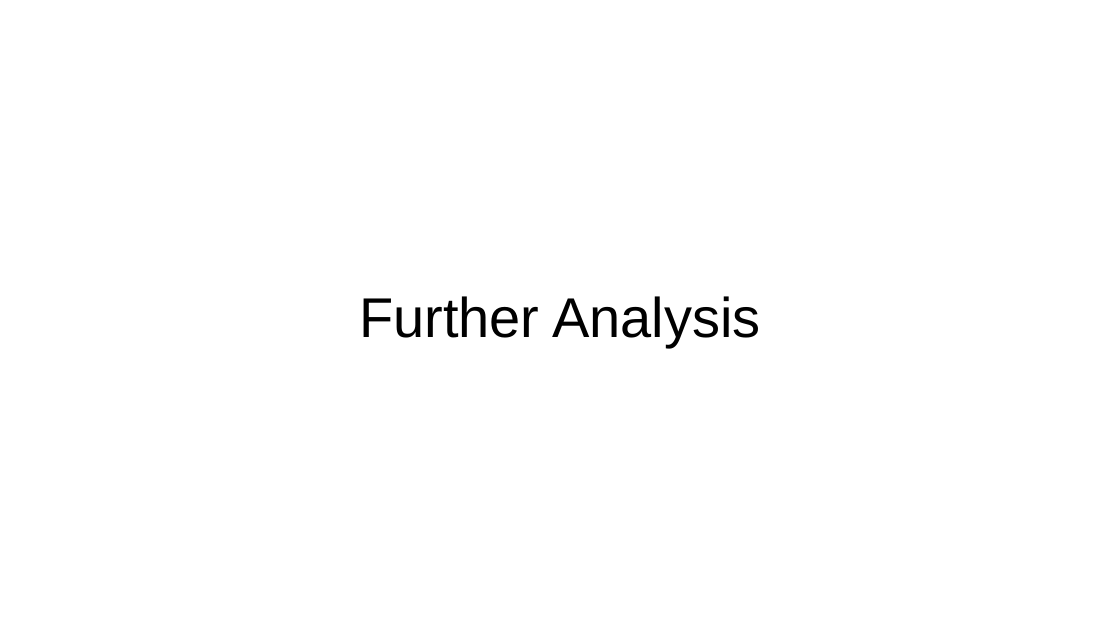
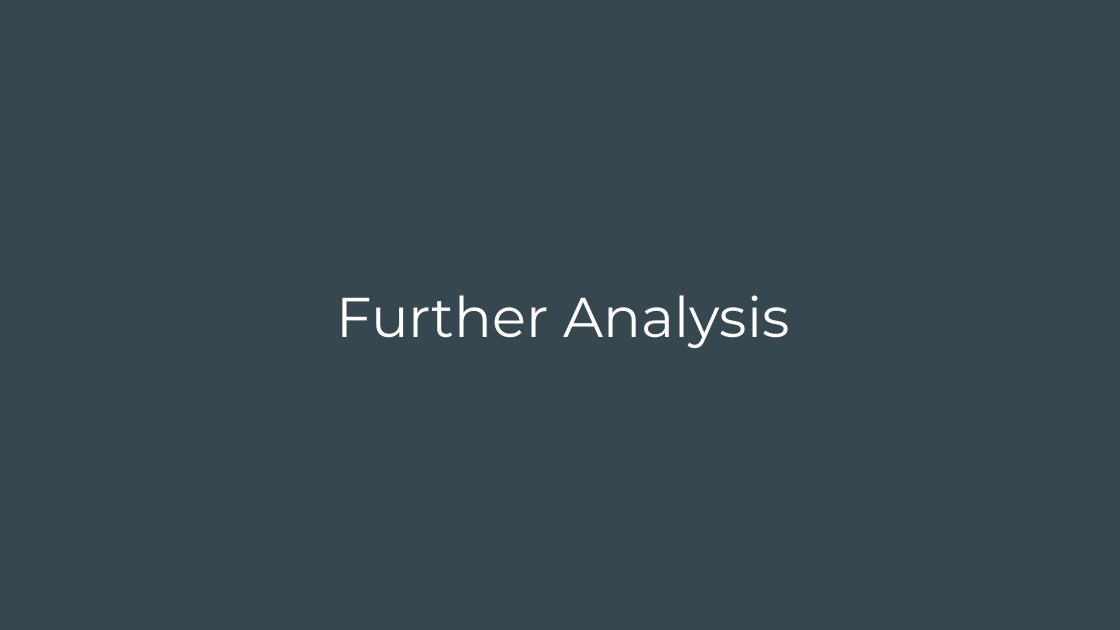
Before and after one commit to edwin-back/Webscraping_Tripadvisor_Flights, a slide deck: slide 11 of Web Scraping Tripadvisor Flights_Edwin Back.pptx. Drawn at 1120x630 pixels with LibreOffice and Linux fonts; fonts in the diff are those of the drawing. Boxes give left, top, right and bottom in pixels: in the first picture for what was removed or moved away, otherwise in the second. Text is boxed around its words. In the diff, an @@ line names an element or a change of style, - is before the commit and + after.

```diff
--- a/Web Scraping Tripadvisor Flights_Edwin Back.pptx
+++ b/Web Scraping Tripadvisor Flights_Edwin Back.pptx
@@ background #FFFFFF to #37474F @@
@@ title "Further Analysis": place and size @@
-title "Further Analysis" at bbox=[359, 296, 760, 347]
+title "Further Analysis" at bbox=[337, 295, 790, 348]
@@ title "Further Analysis" at bbox=[337, 295, 790, 348]: font Arial to Montserrat, text colour #000000 to #FFFFFF @@
```
Also in this commit, not shown: 7 other slides changed, 8 slides added, 6 slides removed.
